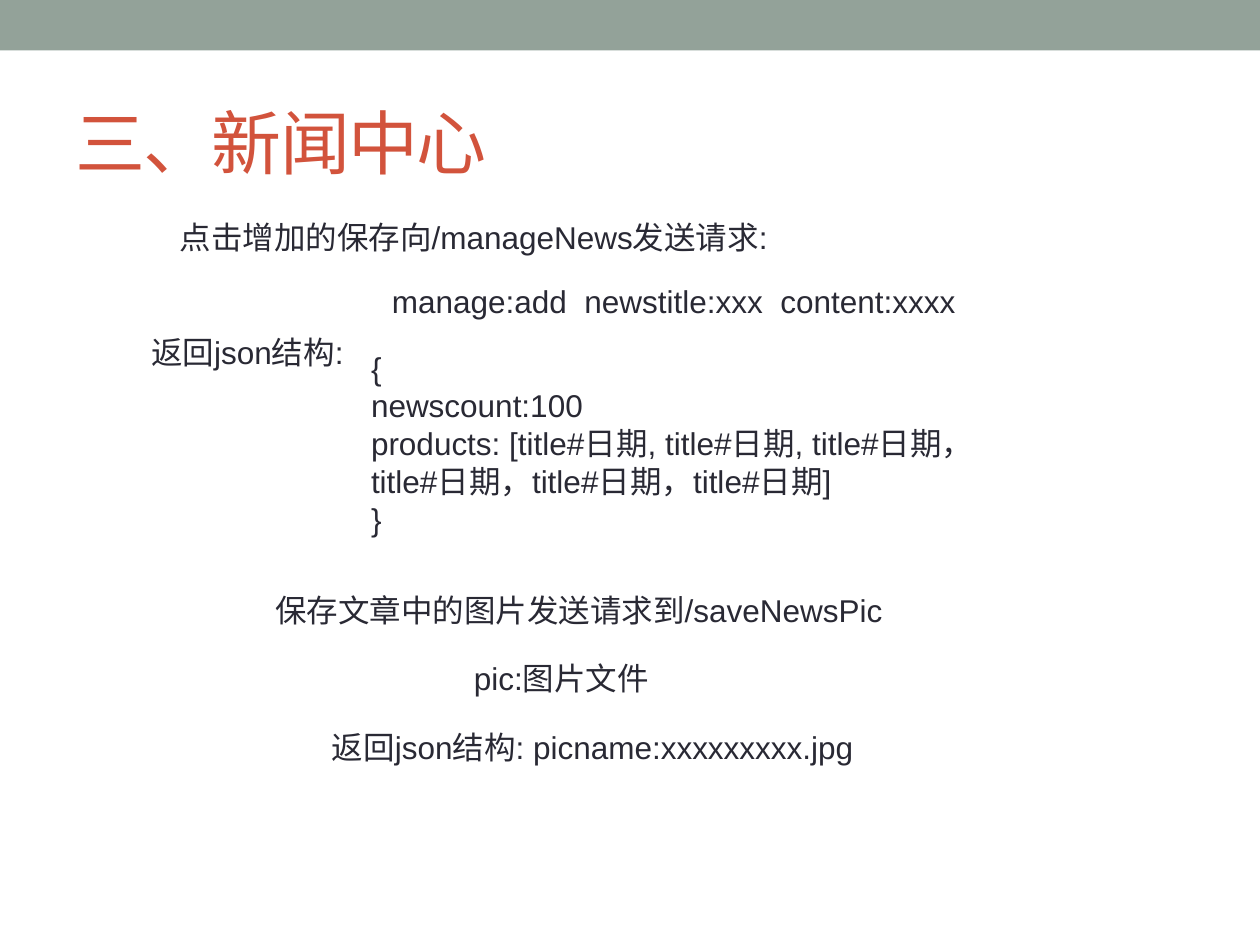
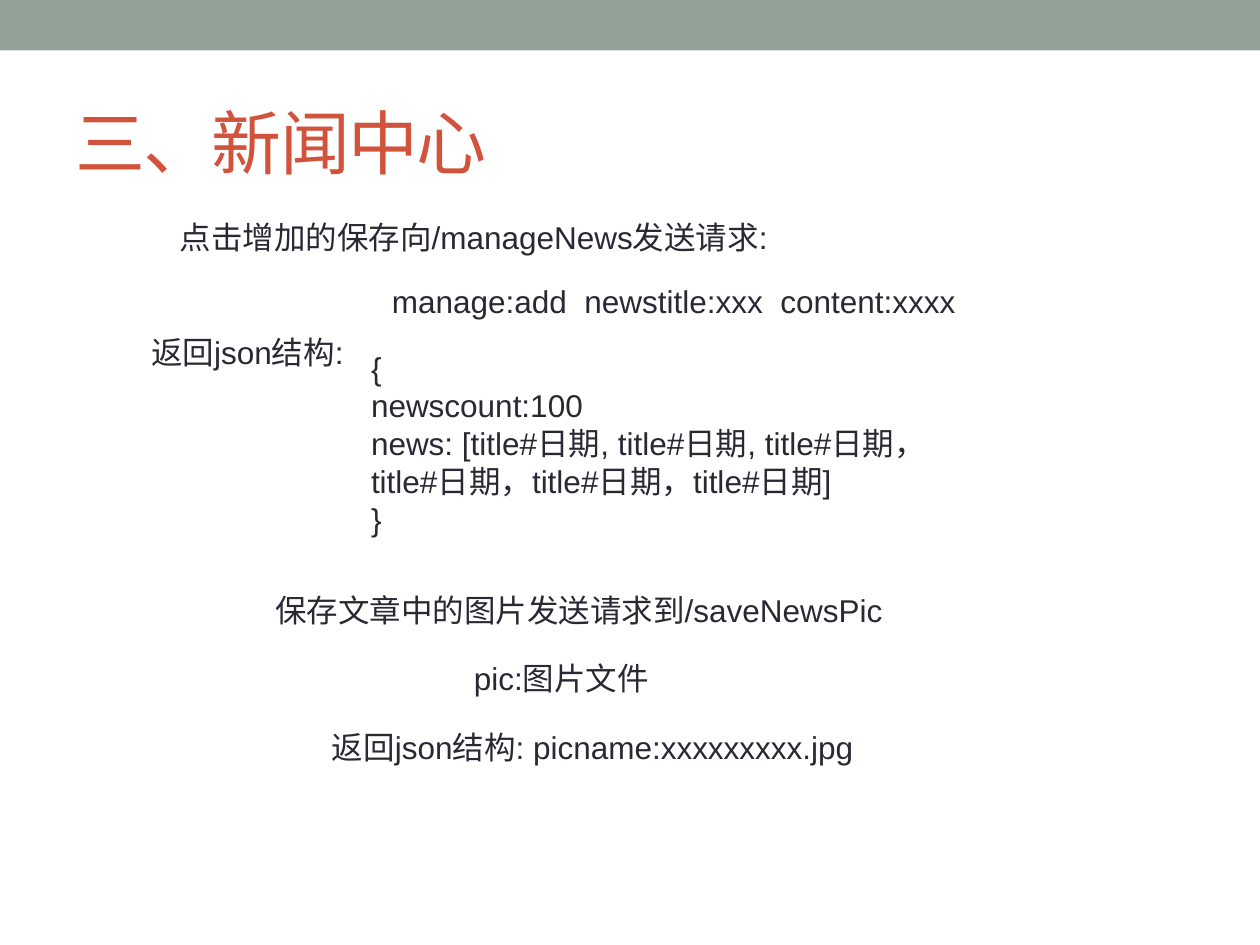
Before and after one commit to ChanSeaThink/LULLGREE, a slide deck: slide 24 of ZSGree前后端逻辑及接口.pptx. Drawn at 1260x945 pixels with LibreOffice and Linux fonts; fonts in the diff are those of the drawing. Boxes give left, top, right and bottom in pixels: in the first picture for what was removed or moved away, otherwise in the second. Text is boxed around its words. In the diff, an @@ line names an element or a change of style, - is before the commit and + after.

```diff
--- a/ZSGree前后端逻辑及接口.pptx
+++ b/ZSGree前后端逻辑及接口.pptx
@@ text at <box>371,430,926,499</box>: text changed @@
-products: [title#日期, title#日期, title#日期，title#日期，title#日期，title#日期]
+news: [title#日期, title#日期, title#日期，title#日期，title#日期，title#日期]
```
Also in this commit, not shown: 1 other slide changed, 3 other files.
